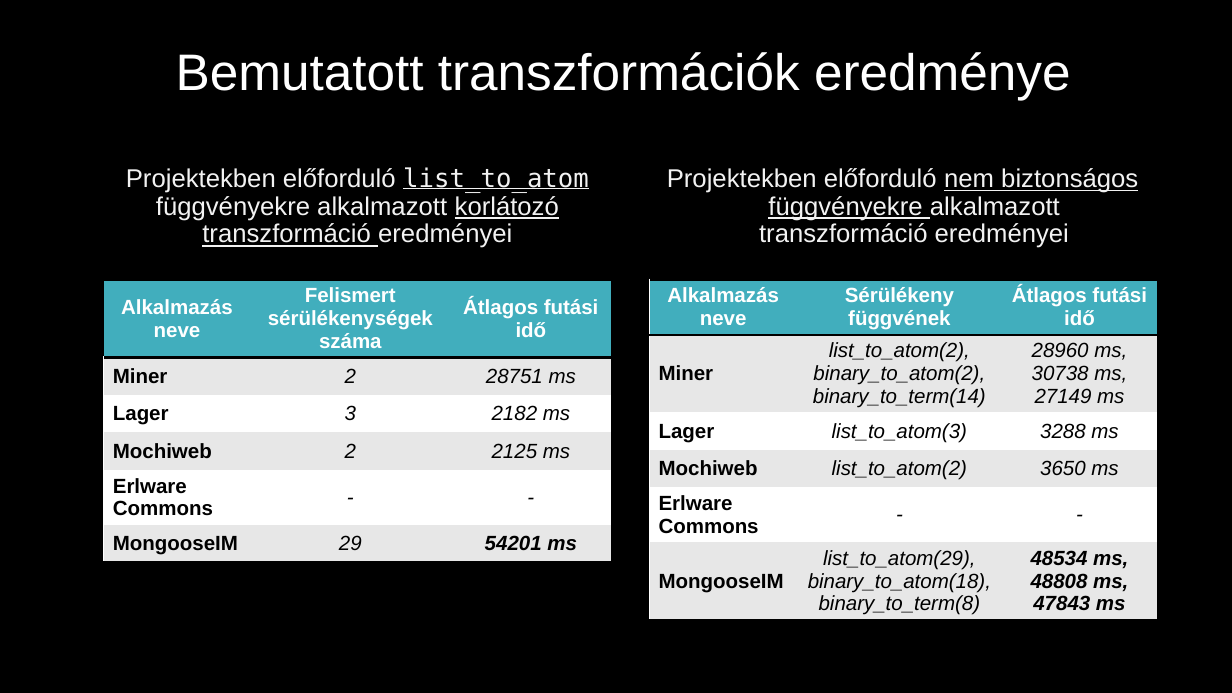
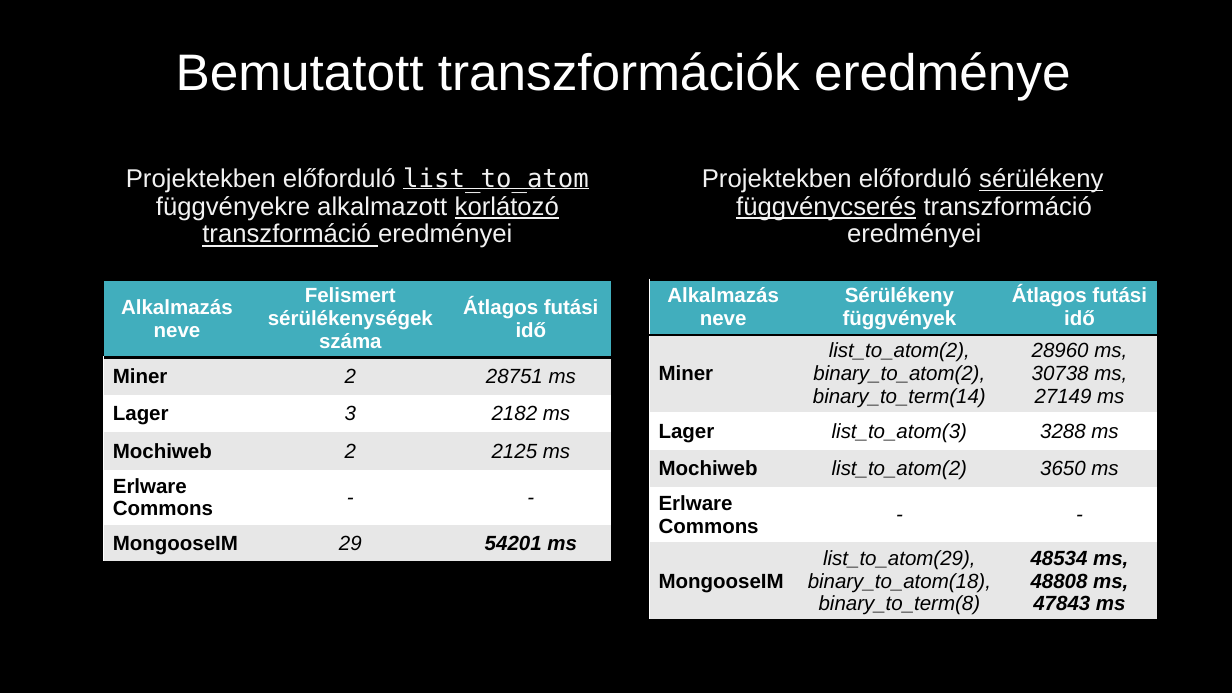
Before and after one commit to juhasznellee/msc_szakdoga, a slide deck: slide 12 of diplomamunka.pptx. Drawn at 1232x693 pixels with LibreOffice and Linux fonts; fonts in the diff are those of the drawing; background and template pictures are left out. Boxes give left, top, right and bottom in pixels: in the first picture for what was removed or moved away, otherwise in the second. Text is boxed around its words. In the diff, an @@ line names an element or a change of style, - is before the commit and + after.

Commit message:
msc ppt V3

```diff
--- a/diplomamunka.pptx
+++ b/diplomamunka.pptx
@@ text at (702,168,1103,248): text changed @@
-Projektekben előforduló nem biztonságos függvényekre alkalmazott transzformáció eredményei
+Projektekben előforduló sérülékeny függvénycserés transzformáció eredményei
@@ table at (650,280,1158,639) @@
-row 1, column 2: Sérülékeny függvének
+row 1, column 2: Sérülékeny függvények
```
Also in this commit, not shown: 1 other slide changed.
